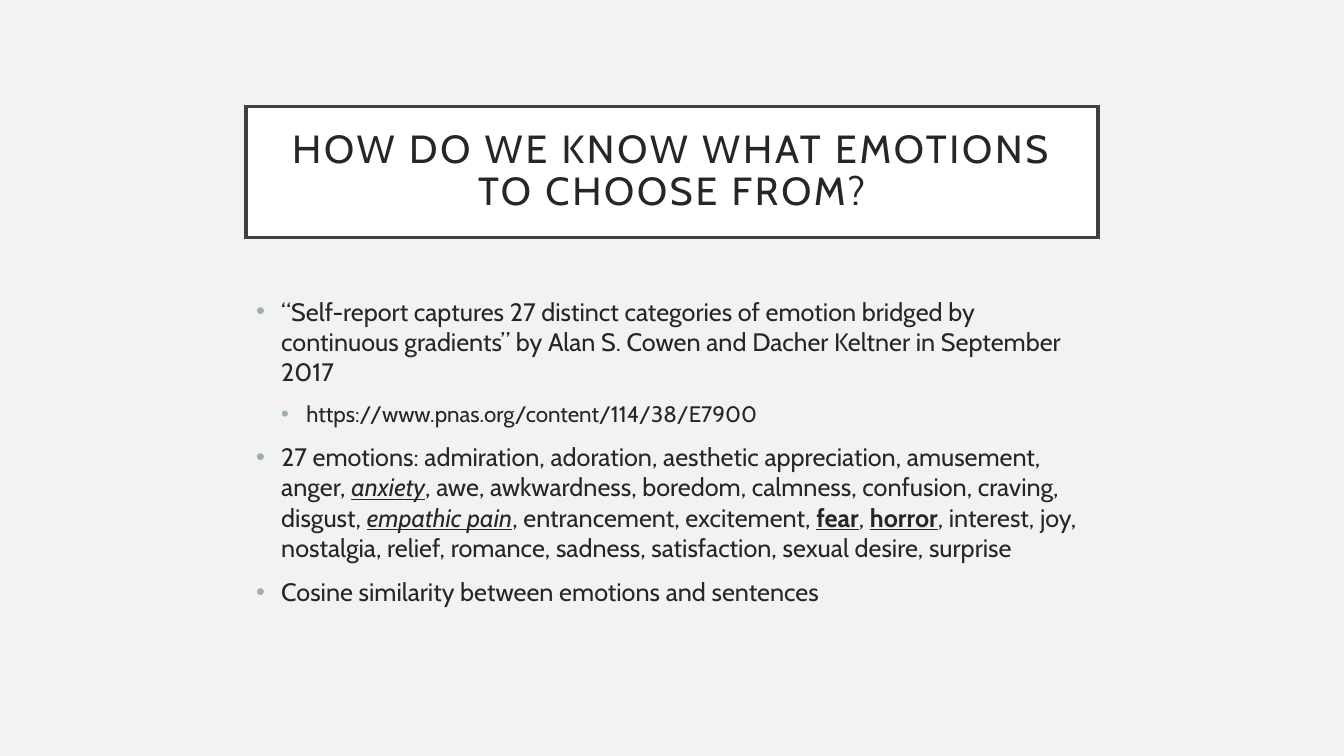
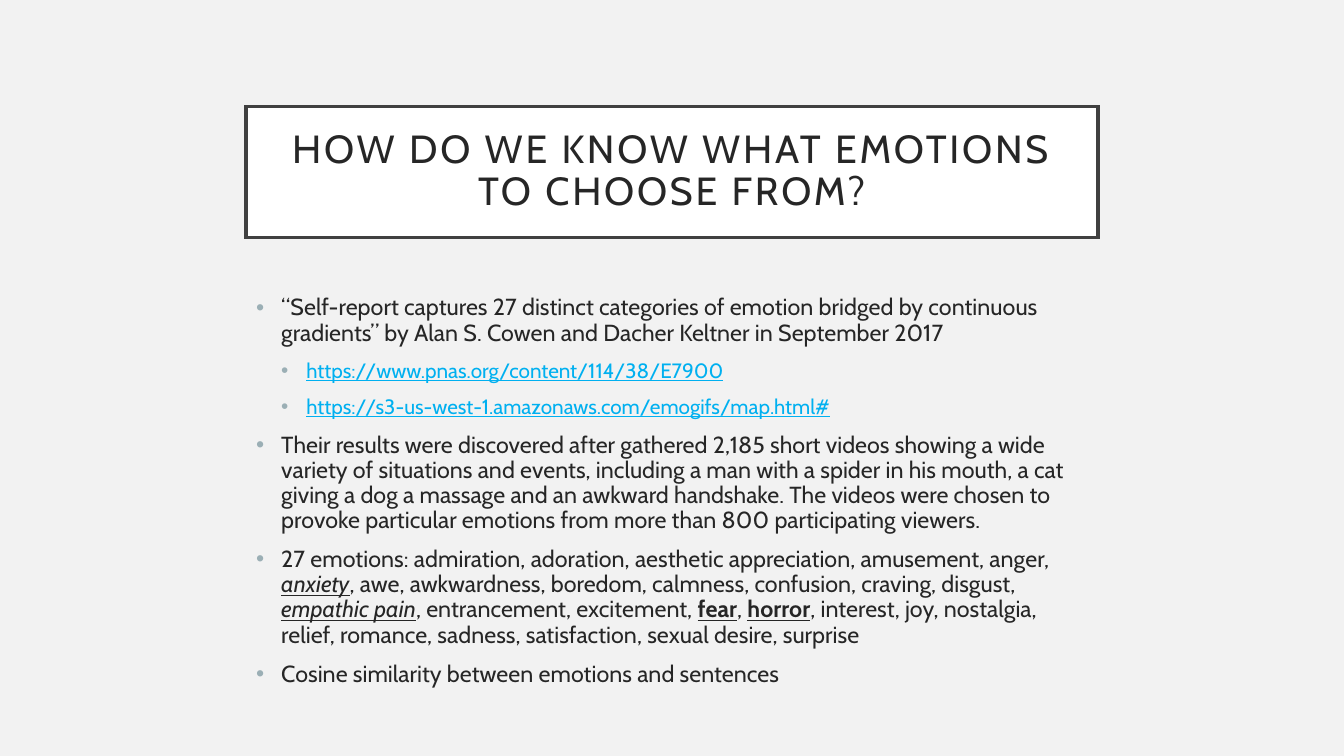
Before and after one commit to Anthonyive/Research-Mapping-Uncanny-Valley, a slide deck: slide 3 of Presentations/11-16-2020/Creepiness Metric and LSTM.pptx. Drawn at 1344x756 pixels with LibreOffice and Linux fonts; fonts in the diff are those of the drawing. Boxes give left, top, right and bottom in pixels: in the first picture for what was removed or moved away, otherwise in the second. Text is boxed around its words. In the diff, an @@ line names an element or a change of style, - is before the commit and + after.

```diff
--- a/Presentations/11-16-2020/Creepiness Metric and LSTM.pptx
+++ b/Presentations/11-16-2020/Creepiness Metric and LSTM.pptx
@@ text at bbox=[281, 297, 1049, 688]: size 18 to 16.6 pt in "“Self-report captures 27 distinct categories of emotion ...", "27 emotions: admiration, adoration, aesthetic appreciation,  ...", "Cosine similarity between emotions and sentences"; size 16 to 14.8 pt, text colour #262626 to #00B0F0, underline on in "https://www.pnas.org/content/114/38/E7900"; line spacing 1 to 0.9 @@
@@ text at bbox=[281, 398, 1063, 534]: paragraphs added @@
+  • https://s3-us-west-1.amazonaws.com/emogifs/map.html#
+• Their results were discovered after gathered 2,185 short videos showing a wide variety of situations and events, including a man with a spider in his mouth, a cat giving a dog a massage and an awkward handshake. The videos were chosen to provoke particular emotions from more than 800 participating viewers.
```
Also in this commit, not shown: 3 other slides changed, 2 slides added, 1 slide removed, 1 other file.
